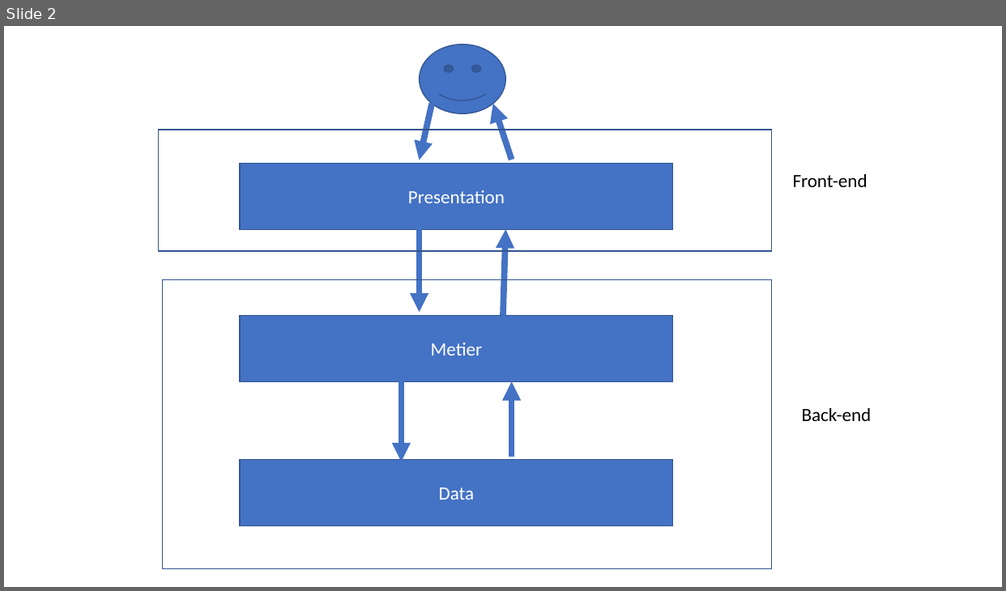
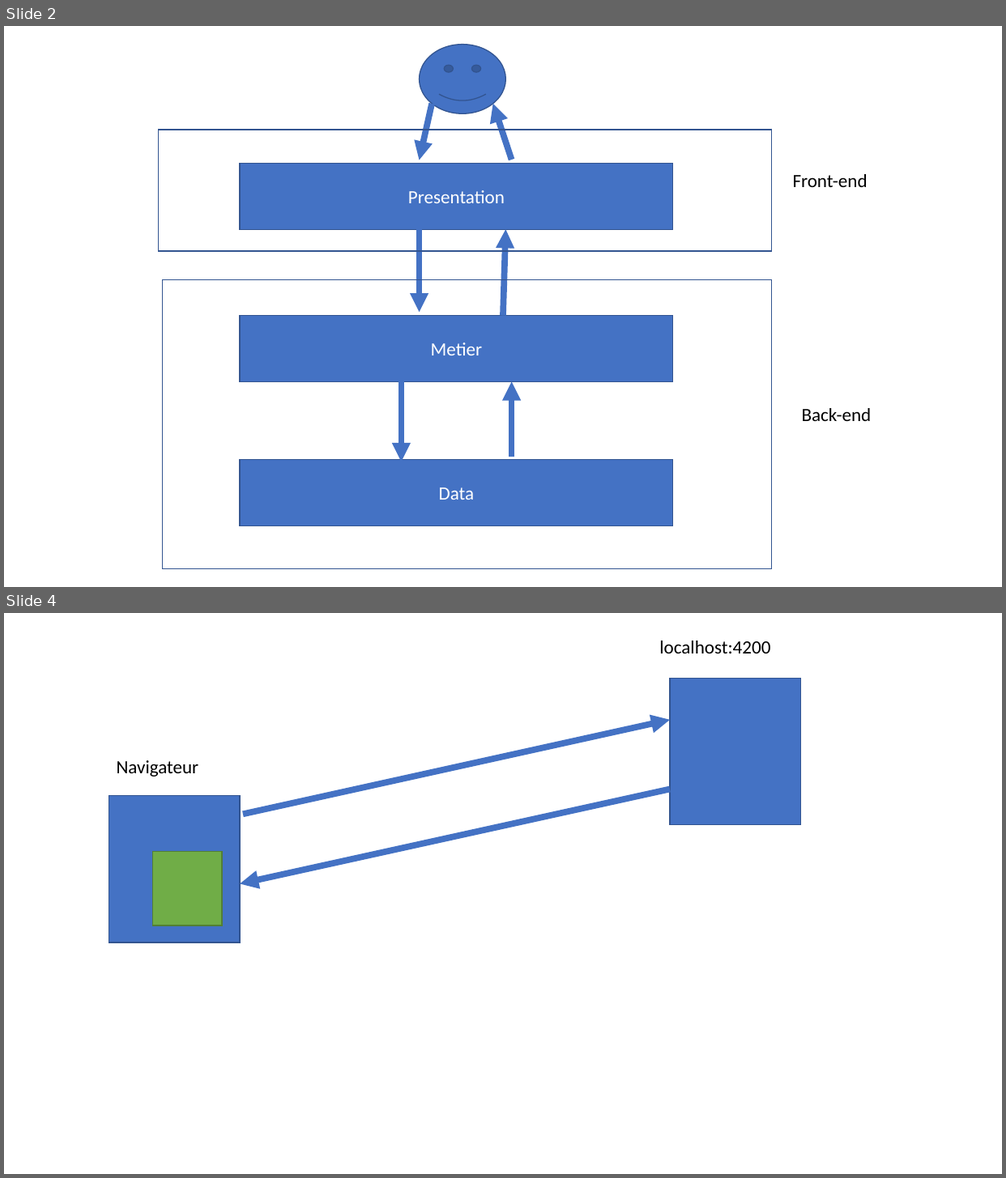
Before and after one commit to jlg-formation/njs-dec-2020, a slide deck: notes.pptx. Shown one above the other, each under a label of ours: slide 2 before the commit, slides 2 and 4 after it; the slides between them are not shown. The pictures are 1006x591 and 1006x1178 pixels, drawn with LibreOffice and Linux fonts; fonts in the diff are those of the drawing. Boxes give left, top, right and bottom in pixels: in the first picture for what was removed or moved away, otherwise in the second. Text is boxed around its words. In the diff, an @@ line names an element or a change of style, - is before the commit and + after.

```diff
--- a/notes.pptx
+++ b/notes.pptx
@@ slide 4 added at <box>4,613,1002,1174</box>, background #FFFFFF @@
@@ text added at <box>659,641,770,653</box>, 18 pt, text #000000 @@
+localhost:4200
@@ rectangle added at <box>671,678,801,825</box>, fill #4472C4, outline #325491 1 pt @@
@@ arrow added from (243, 815) to (671, 720), #4472C4 6 pt @@
@@ text added at <box>117,760,199,777</box>, 18 pt, text #000000 @@
+Navigateur
@@ rectangle added at <box>108,796,240,943</box>, fill #4472C4, outline #325491 1 pt @@
@@ arrow added from (671, 789) to (240, 884), #4472C4 6 pt @@
@@ rectangle added at <box>153,852,222,926</box>, fill #70AD47, outline #538035 1 pt @@
```
Also in this commit, not shown: 1 slide changed, 2 other slides added.
